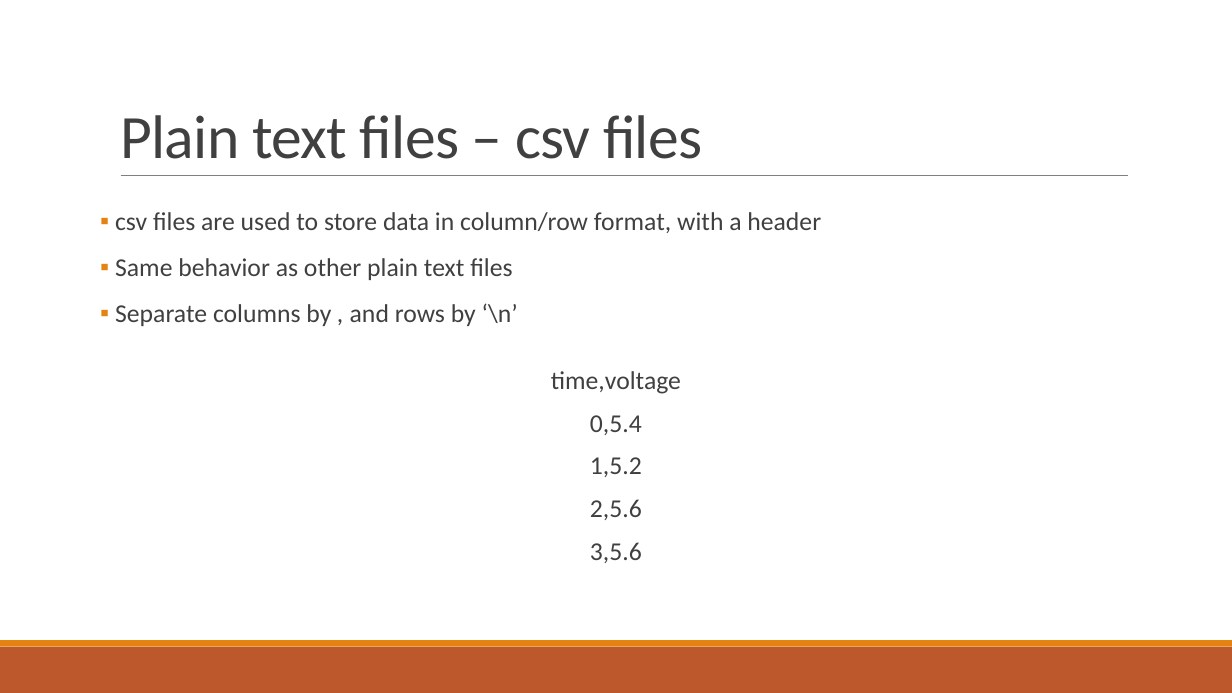
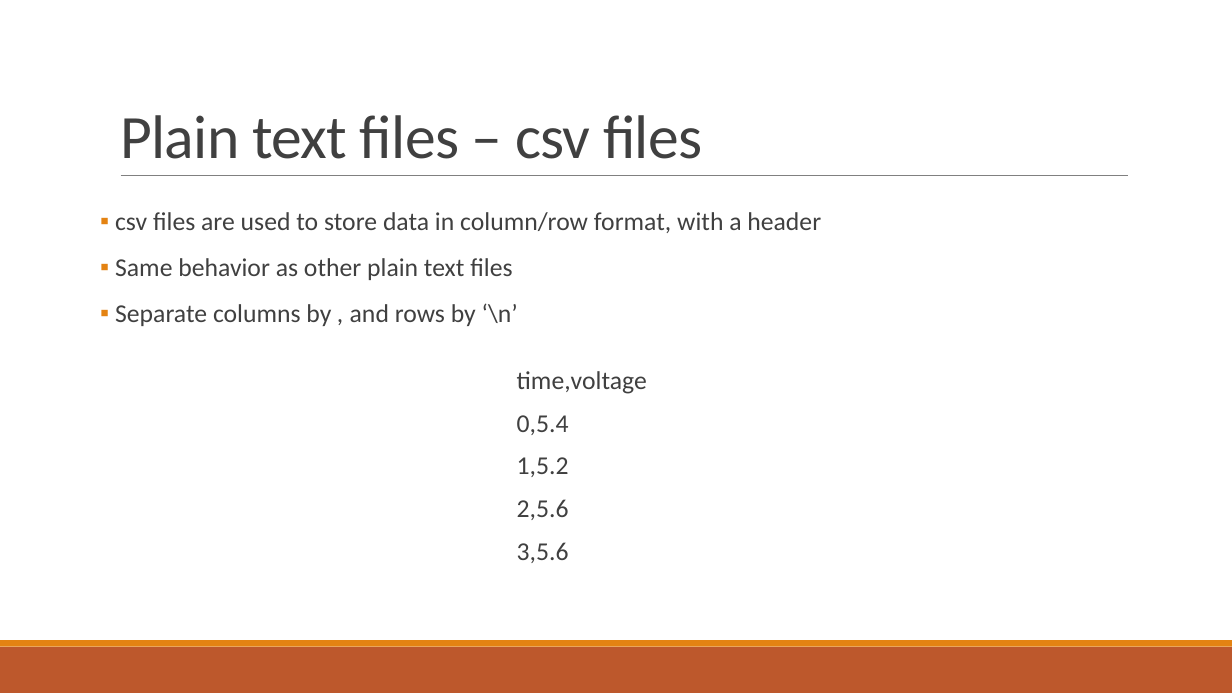
Before and after one commit to loganfoote/sagi, a slide deck: slide 9 of lessons/instrument_control/lesson7/file_io.pptx. Drawn at 1232x693 pixels with LibreOffice and Linux fonts; fonts in the diff are those of the drawing. Boxes give left, top, right and bottom in pixels: in the first picture for what was removed or moved away, otherwise in the second. Text is boxed around its words. In the diff, an @@ line names an element or a change of style, - is before the commit and + after.

```diff
--- a/lessons/instrument_control/lesson7/file_io.pptx
+++ b/lessons/instrument_control/lesson7/file_io.pptx
@@ text "time,voltage" at (517,371,647,563): alignment centre to left @@
```
Also in this commit, not shown: 2 other slides changed, 1 other file.
